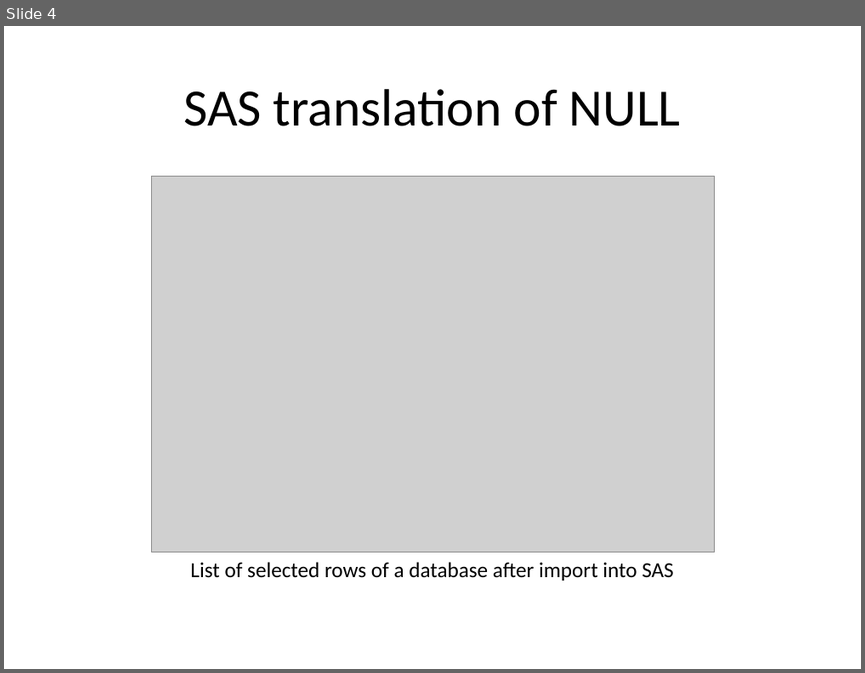
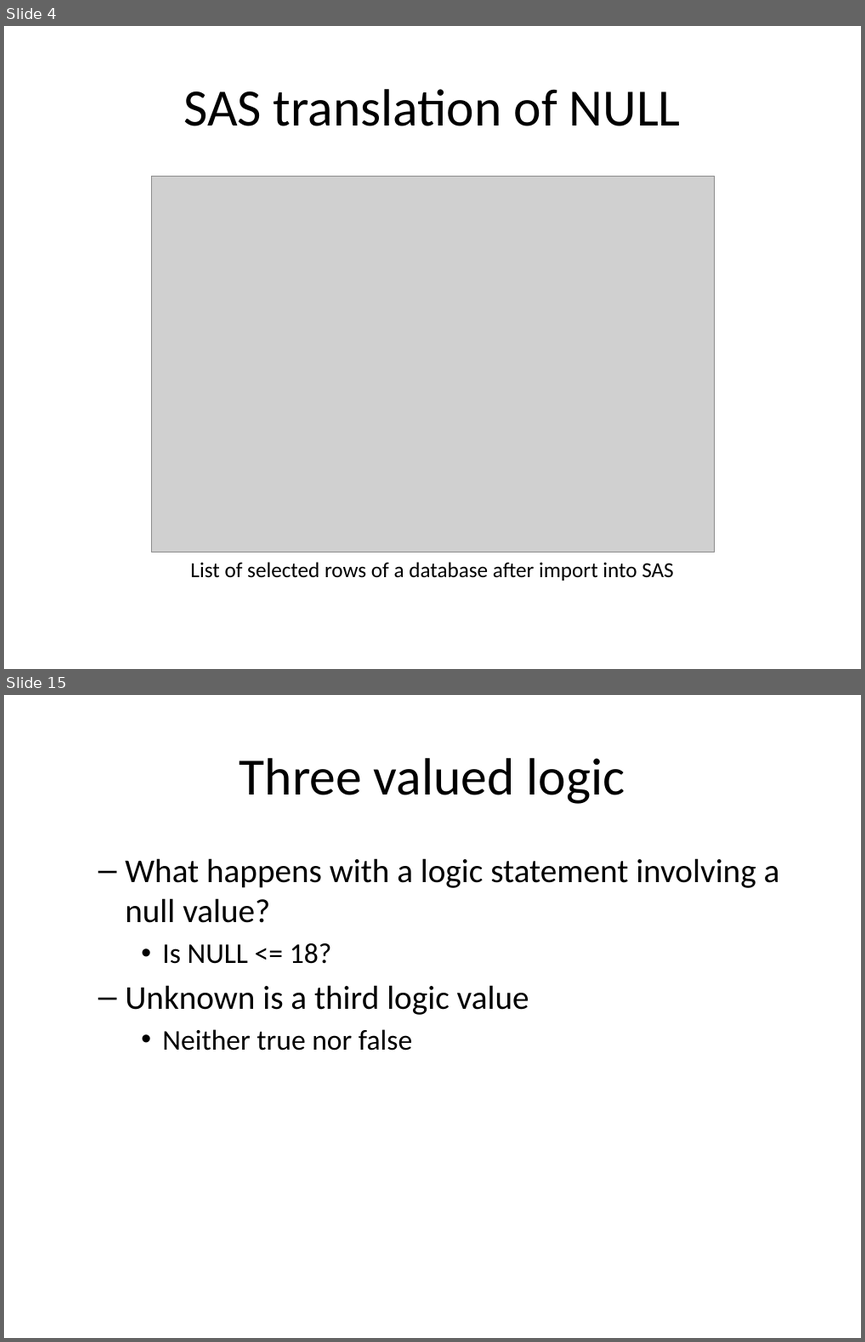
Before and after one commit to pmean/introduction-to-sql, a slide deck: src/null-values.pptx. Shown one above the other, each under a label of ours: slide 4 before the commit, slides 4 and 15 after it; the slides between them are not shown. The pictures are 865x673 and 865x1342 pixels, drawn with LibreOffice and Linux fonts; fonts in the diff are those of the drawing; grey boxes stand for pictures. Boxes give left, top, right and bottom in pixels: in the first picture for what was removed or moved away, otherwise in the second. Text is boxed around its words. In the diff, an @@ line names an element or a change of style, - is before the commit and + after.

Commit message:
Added discussion of three valued logic to null-values.Rmd

```diff
--- a/src/null-values.pptx
+++ b/src/null-values.pptx
@@ slide 15 added at (4,695,861,1338), background #FFFFFF @@
@@ title added at (239,758,625,804), 44 pt, text #000000 @@
+Three valued logic
@@ text added at (125,858,780,1050), 28 pt, text #000000 @@
+  – What happens with a logic statement involving a null value?
+    • Is NULL <= 18?
+  – Unknown is a third logic value
+    • Neither true nor false
```
Also in this commit, not shown: 2 slides changed, 14 other slides added, 2 other files.
